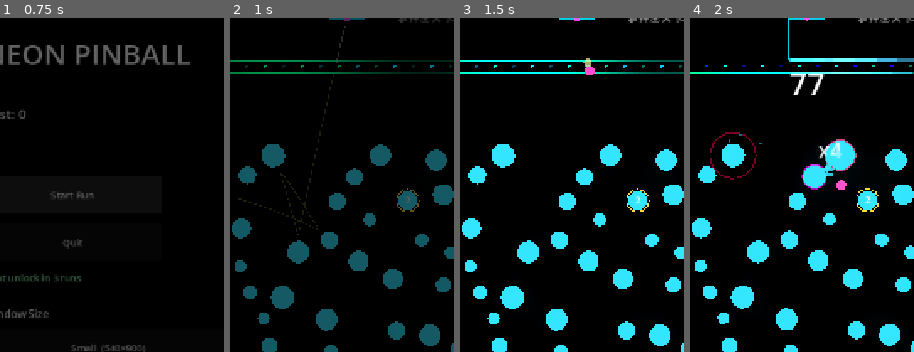
Above: before the commit, frames 1-4 (left to right).
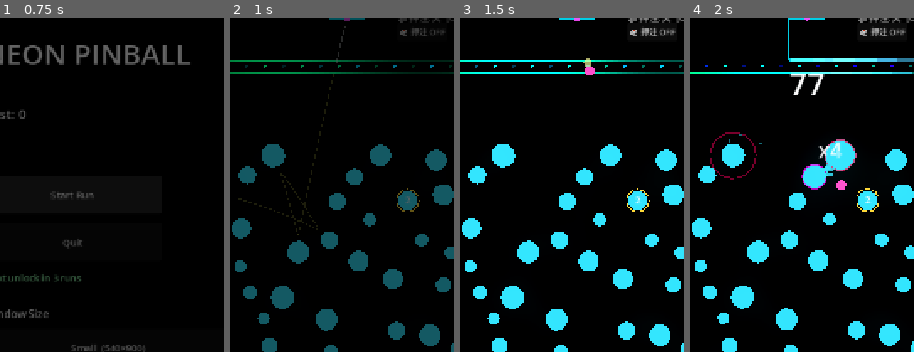
Above: after the commit, the same moments.

Repository: GencyZ/NeonPinball
Game: Godot game, scene res://scenes/main_menu.tscn
Two runs of this game, one before a commit and one after it. Both use one fixed random seed, a clock stepped at 60 frames per second and the inputs below.
Inputs (mouse positions are % of the whole screen's width and height, from its top left):
- Up to frame 1 (0.75 s): click "Start Run" at 0.5 s
- Up to frame 2 (1 s): no input
- Up to frame 3 (1.5 s): tap Enter at 1.25 s; move the mouse to (76, 52) at 1.27 s; hold D from 1.28 s (still down); hold Shift from 1.28 s (still down); click (76, 52) at 1.42 s
- Up to frame 4 (2 s): keep holding D; keep holding Shift; tap Space at 1.52 s
The pictures show only the part of the screen within x 26-76%, y 12-62%; the shares and areas given below are measured in that part.

Frame 1 is identical in both runs. In frame 2, 0.2% of the frame differs, in the area x 75-96%, y 2-6%; in frame 3, 0.4%, in the area x 75-97%, y 2-6%; in frame 4, 0.4%.

Commit message:
polish: gamble HUD button, prominent boss telegraph, hide empty equip label
Co-Authored-By: Claude Sonnet 4.6 <noreply@anthropic.com>

Diff:
--- a/game/view/hud.gd
+++ b/game/view/hud.gd
@@ -10,6 +10,8 @@
 var _label_launches: Label
 var _label_targets: Label
 var _label_gamble: Label
+var _gamble_btn: Button
+var _equip_label: Label
 
 # ---- Shop panel ----
 var _shop_panel: PanelContainer
@@ -26,6 +28,7 @@
 signal shop_continue_pressed
 signal shop_reroll_pressed
 signal shop_sell_trigger_pressed(index: int)
+signal gamble_toggle_pressed
 
 # ---- End-of-run buttons ----
 var _end_panel: Control
@@ -47,6 +50,11 @@
 	_label_targets = _make_label(Vector2(490, 116), 18, Color(1.0, 0.85, 0.2))
 	_label_targets.text = ""
 	_label_gamble = _make_label(Vector2(490, 140), 16, Color(1.0, 0.55, 0.2))
+	_gamble_btn = Button.new()
+	_gamble_btn.position = Vector2(490, 162)
+	_gamble_btn.add_theme_font_size_override(&"font_size", 14)
+	_gamble_btn.pressed.connect(func(): gamble_toggle_pressed.emit())
+	add_child(_gamble_btn)
 
 	# Initialize text
 	_label_total.text    = "Score: 0"
@@ -86,8 +94,8 @@
 	vbox.add_child(_shop_title)
 
 	_shop_boss_label = Label.new()
-	_shop_boss_label.add_theme_font_size_override(&"font_size", 17)
-	_shop_boss_label.modulate = Color(1.0, 0.5, 0.3)
+	_shop_boss_label.add_theme_font_size_override(&"font_size", 22)
+	_shop_boss_label.modulate = Color(1.0, 0.65, 0.2)
 	_shop_boss_label.horizontal_alignment = HORIZONTAL_ALIGNMENT_CENTER
 	_shop_boss_label.visible = false
 	vbox.add_child(_shop_boss_label)
@@ -108,12 +116,12 @@
 	_shop_reroll_btn.pressed.connect(func(): shop_reroll_pressed.emit())
 	vbox.add_child(_shop_reroll_btn)
 
-	var equip_label := Label.new()
-	equip_label.text = "— 已装备触发器（点击卖出）—"
-	equip_label.add_theme_font_size_override(&"font_size", 14)
-	equip_label.modulate = Color(0.7, 0.9, 1.0)
-	equip_label.horizontal_alignment = HORIZONTAL_ALIGNMENT_CENTER
-	vbox.add_child(equip_label)
+	_equip_label = Label.new()
+	_equip_label.text = "— 已装备触发器（点击卖出）—"
+	_equip_label.add_theme_font_size_override(&"font_size", 14)
+	_equip_label.modulate = Color(0.7, 0.9, 1.0)
+	_equip_label.horizontal_alignment = HORIZONTAL_ALIGNMENT_CENTER
+	vbox.add_child(_equip_label)
 
 	for i in 5:
 		var sbtn := Button.new()
@@ -207,6 +215,7 @@
 
 	# 满槽提示
 	_shop_hint.text = "触发器已满（5），卖一个再买" if equipped.size() >= 5 else ""
+	_equip_label.visible = equipped.size() > 0
 
 func hide_shop() -> void:
 	_shop_visible = false
@@ -253,3 +262,6 @@
 	else:
 		_label_gamble.text = "🎲 押注:关  [G]"
 		_label_gamble.modulate = Color(0.55, 0.55, 0.55)
+	if _gamble_btn != null:
+		_gamble_btn.text = "🎲 押注 ON" if armed else "🎲 押注 OFF"
+		_gamble_btn.modulate = Color(1.0, 0.85, 0.2) if armed else Color(0.8, 0.8, 0.8)
